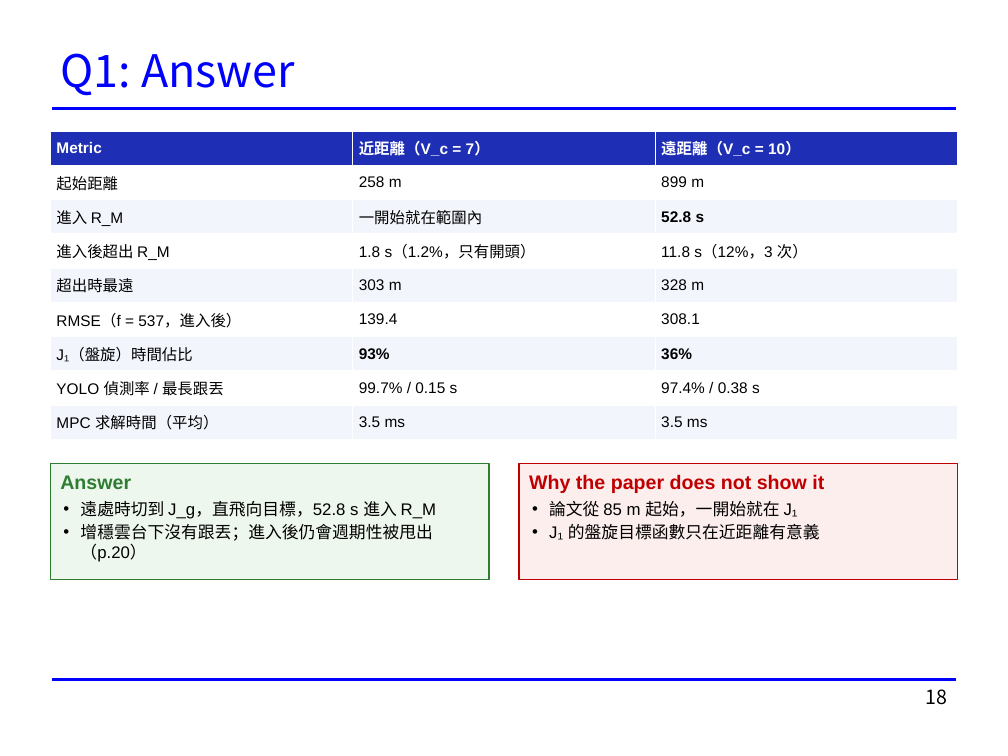
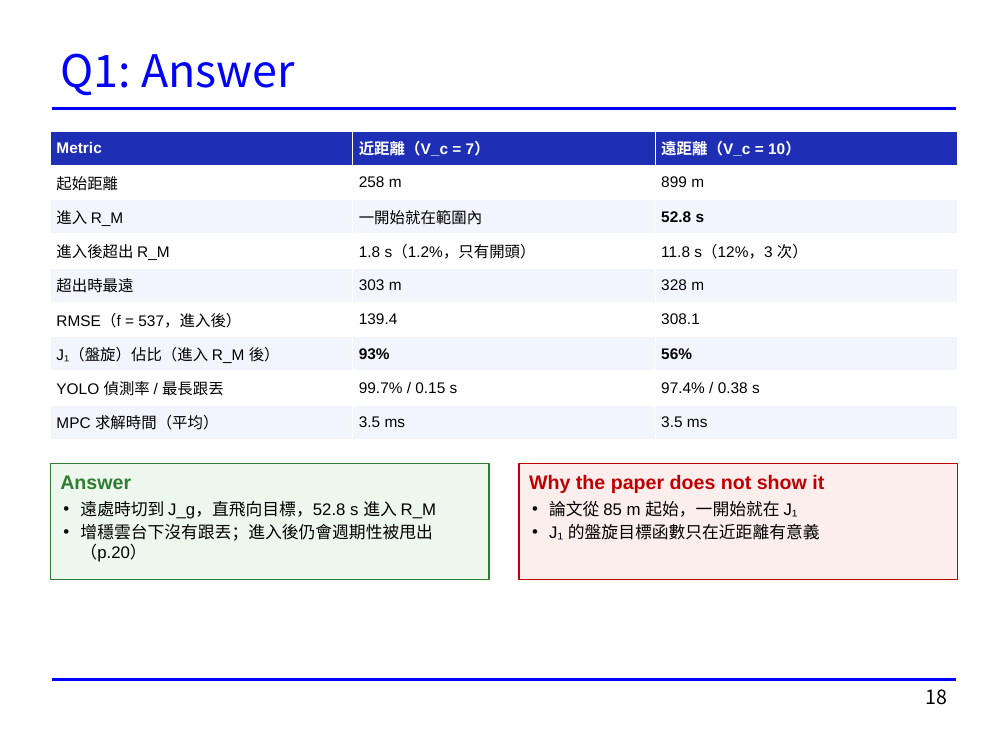
Before and after one commit to rossi1122/hsiang_thesis_simulation, a slide deck: slide 18 of docs/presentations/20261118_Phase2_進度報告.pptx. Drawn at 1008x756 pixels with LibreOffice and Linux fonts; fonts in the diff are those of the drawing. Boxes give left, top, right and bottom in pixels: in the first picture for what was removed or moved away, otherwise in the second. Text is boxed around its words. In the diff, an @@ line names an element or a change of style, - is before the commit and + after.

```diff
--- a/docs/presentations/20261118_Phase2_進度報告.pptx
+++ b/docs/presentations/20261118_Phase2_進度報告.pptx
@@ table at [50, 131, 958, 439] @@
-row 7, column 1: J₁（盤旋）時間佔比
+row 7, column 1: J₁（盤旋）佔比（進入 R_M 後）
-row 7, column 3: 36%
+row 7, column 3: 56%
```
Also in this commit, not shown: 3 other slides changed.
